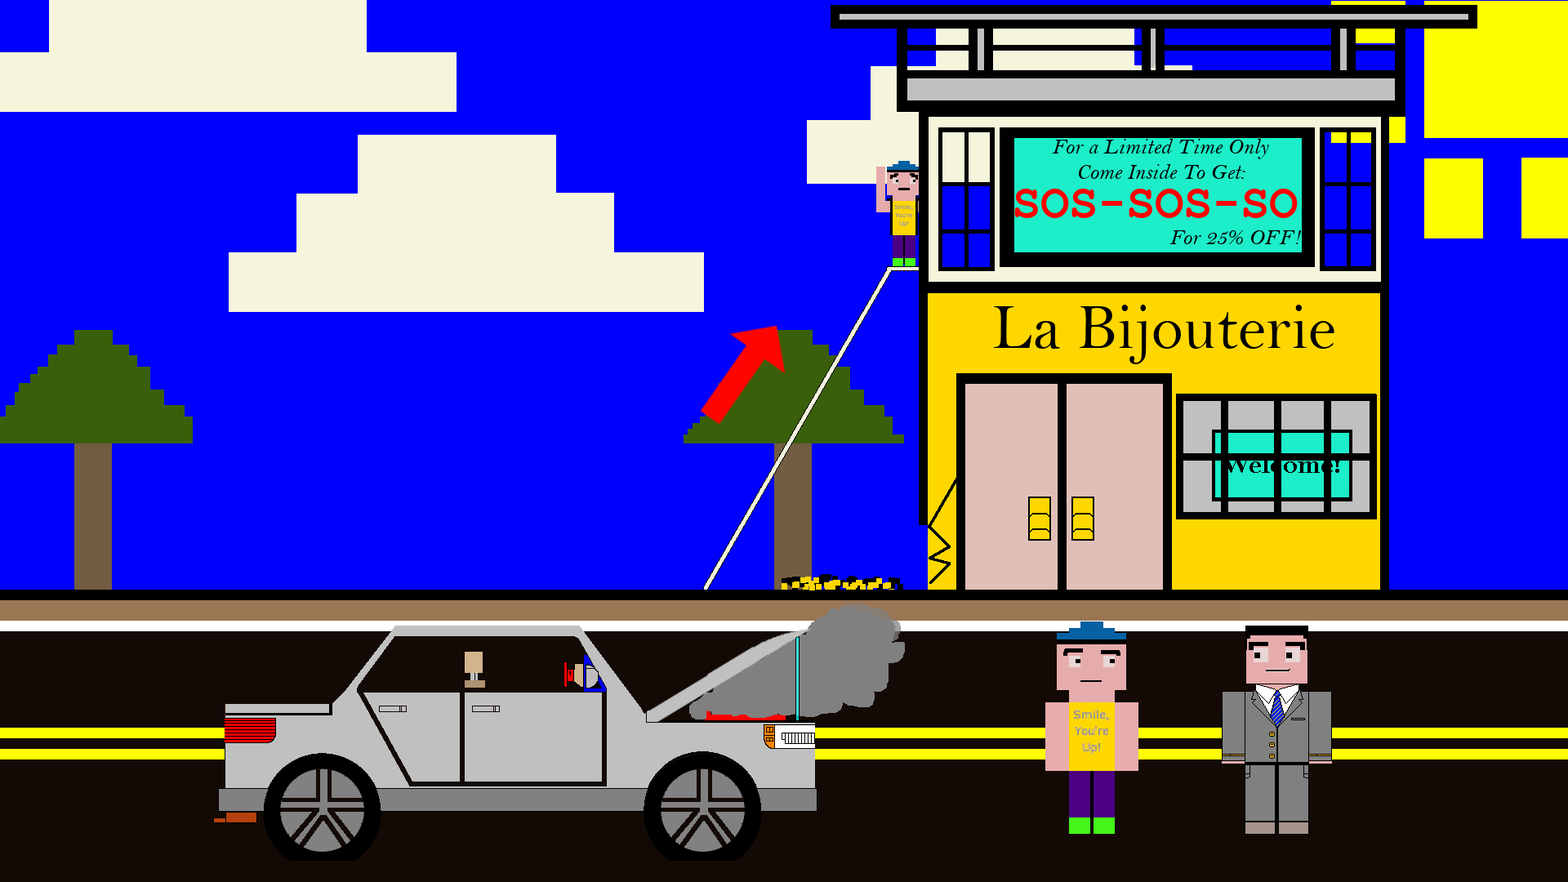
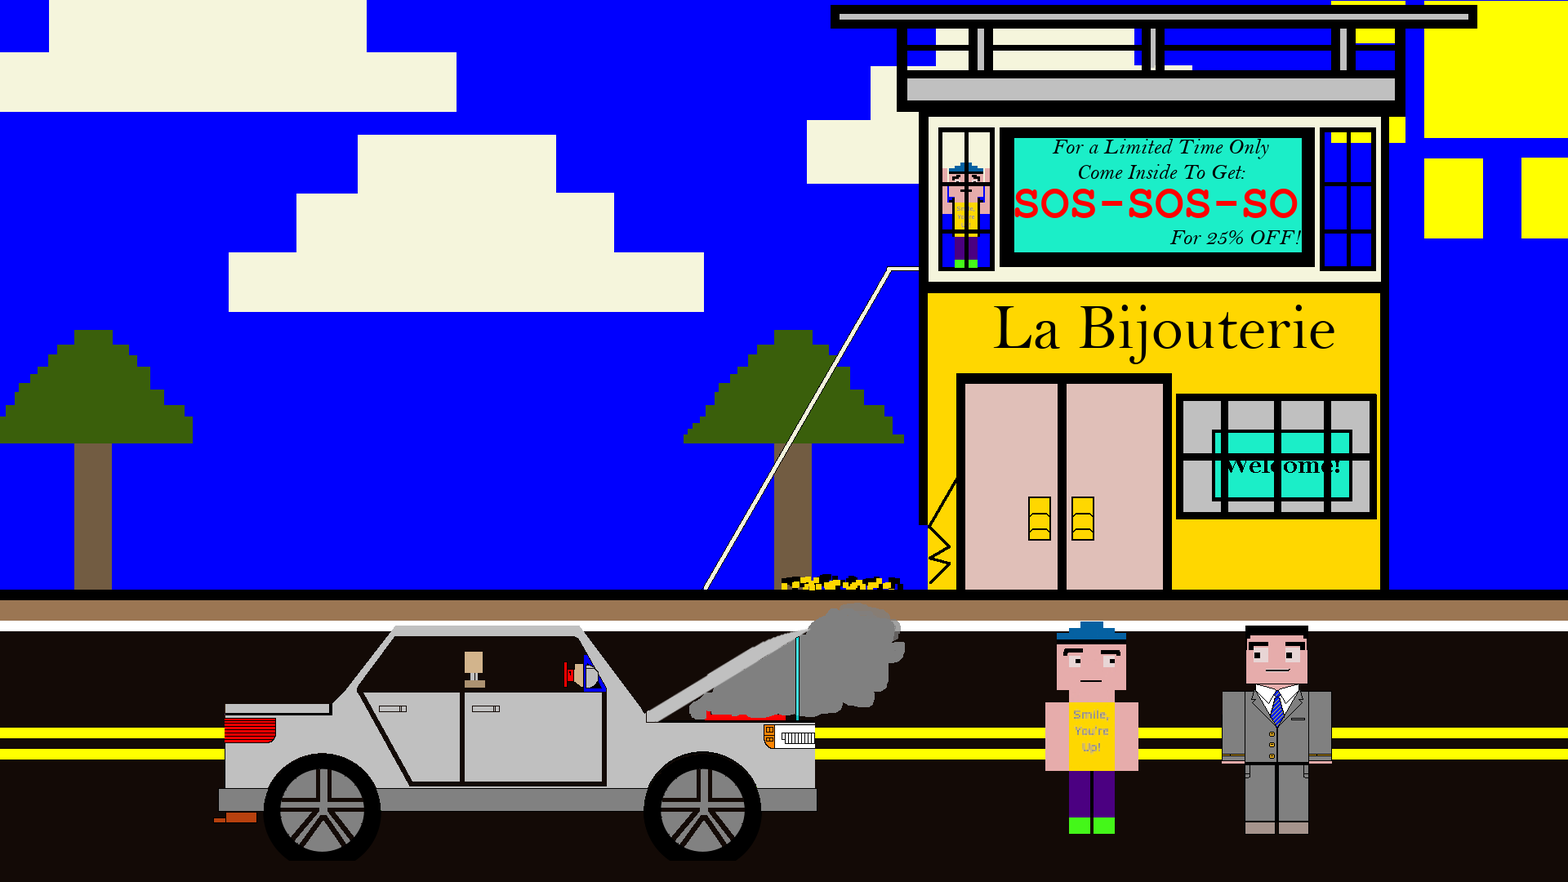
Layers edited between the first and the second (1568, 882) image:
hid "Arrow" over [699, 324, 786, 425]
painted on "player_jumping.png" over [876, 160, 990, 268]